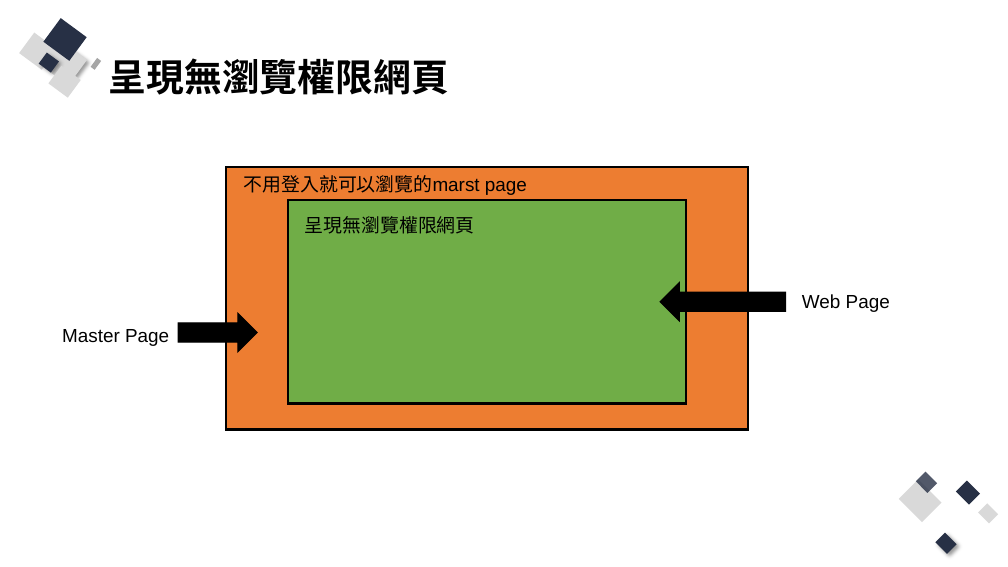
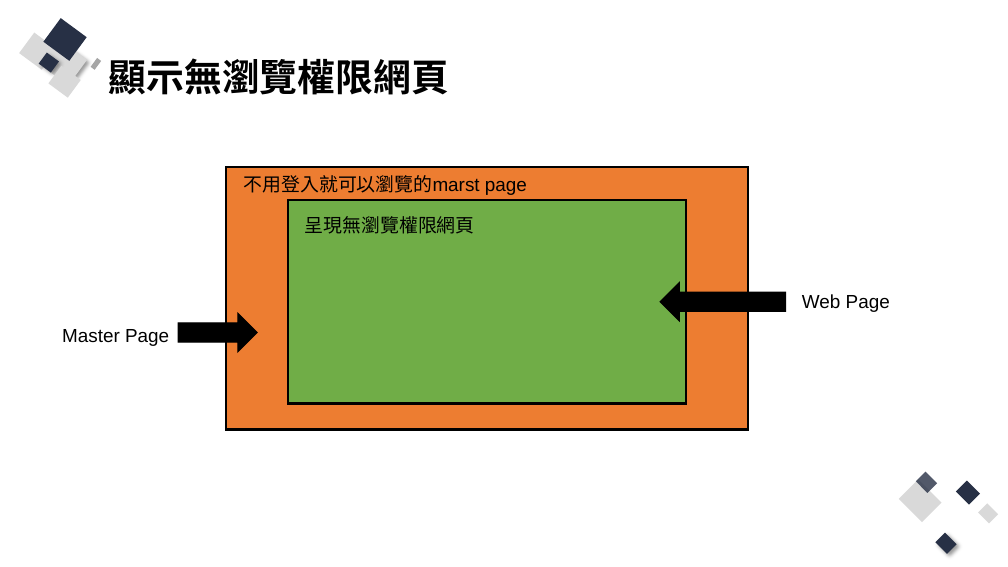
Before and after one commit to Q81JIAXIONG/-, a slide deck: slide 11 of 投影片/4.實作-帳號註冊、登入網頁.pptx (slide 13 before the commit). Drawn at 1008x567 pixels with LibreOffice and Linux fonts; fonts in the diff are those of the drawing. Boxes give left, top, right and bottom in pixels: in the first picture for what was removed or moved away, otherwise in the second. Text is boxed around its words. In the diff, an @@ line names an element or a change of style, - is before the commit and + after.

```diff
--- a/投影片/4.實作-帳號註冊、登入網頁.pptx
+++ b/投影片/4.實作-帳號註冊、登入網頁.pptx
@@ title at [109, 58, 449, 95]: text changed @@
-呈現無瀏覽權限網頁
+顯示無瀏覽權限網頁
```
Also in this commit, not shown: 6 other slides changed, 12 slides added, 9 other files.
